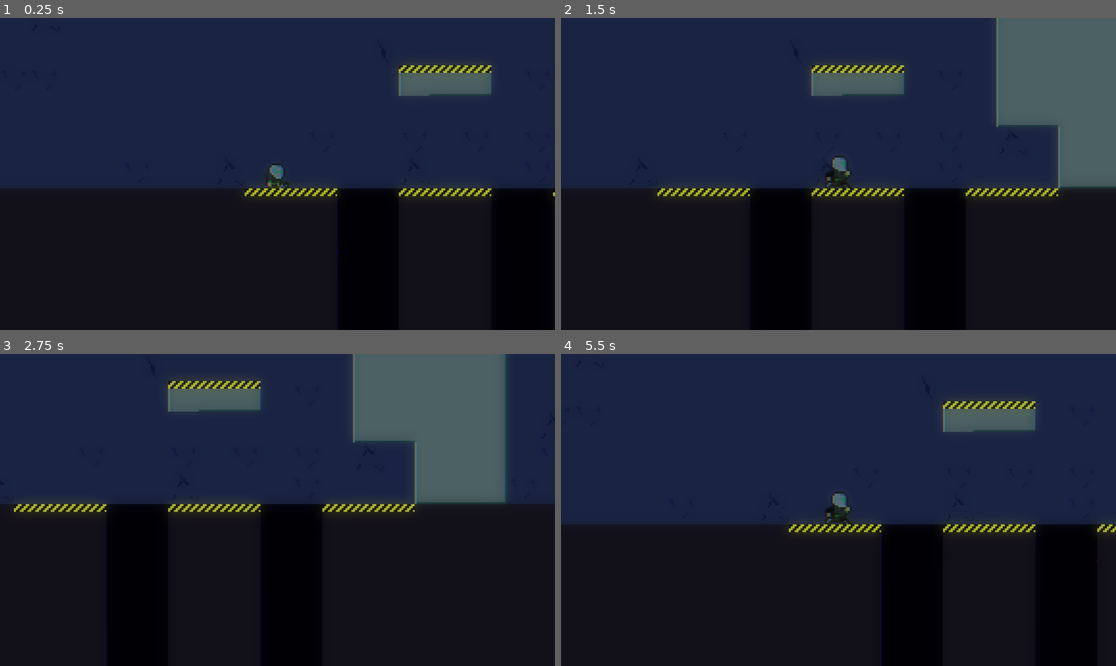
Above: before the commit, frames 1-4 (two rows, left to right).
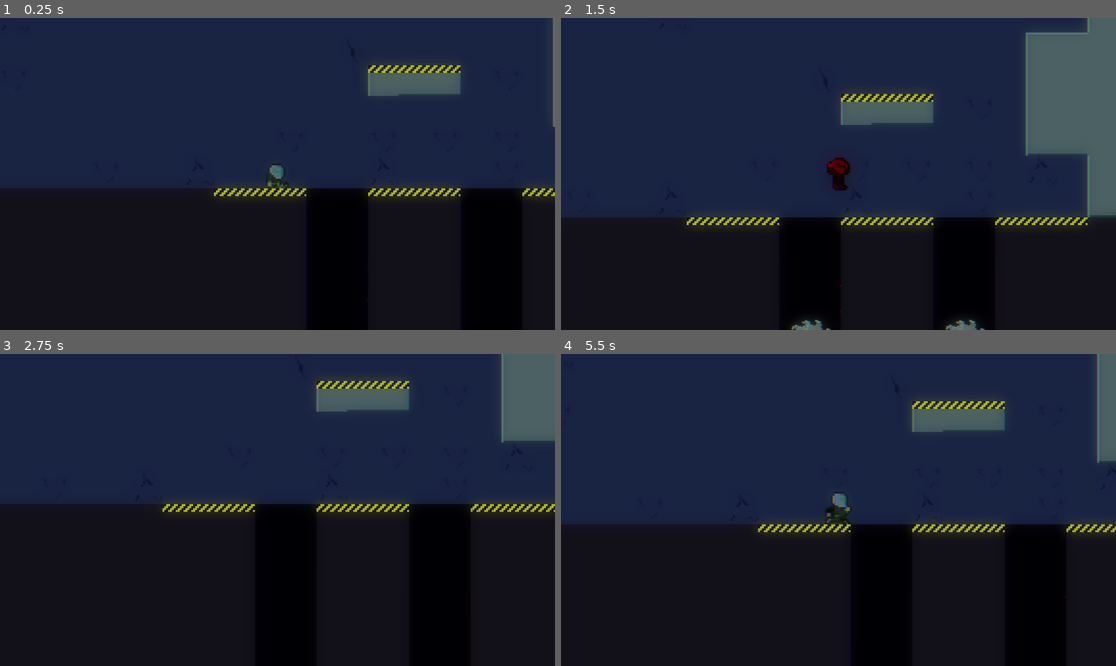
Above: after the commit, the same moments.

Repository: reneelias/Godot-2D-Platformer
Game: Godot game, scene res://Scenes/Level_01.tscn
Same seed, same stepped clock (60 frames per second), same inputs: the game is played once before the commit and once after it.
Inputs:
- Up to frame 1 (0.25 s): no input
- Up to frame 2 (1.5 s): tap Enter at 0.5 s; hold D (MoveRight) from 0.53 s (still down); tap Space (Jump) at 0.77 s
- Up to frame 3 (2.75 s): tap Space (Jump) at 1.52 s; release D (MoveRight) at 2.03 s; hold A (MoveLeft) from 2.03 s (still down)
- Up to frame 4 (5.5 s): release A (MoveLeft) at 2.78 s; hold D (MoveRight) 2.78-4.28 s; tap Space (Jump) at 3.02, 3.77, 4.52 s; hold A (MoveLeft) 4.28-5.03 s; tap R (Respawn) at 5 s; hold D (MoveRight) from 5.03 s (still down)

The runs differ from the first frame. In frame 1, 2.2% of the frame differs, in the area x 38-100%, y 0-100%; in frame 2, 18%, in the area x 0-100%, y 0-100%; in frame 3, 16%; in frame 4, 3.2%.

Commit message:
SawBlade can fall with gravity

Diff:
--- a/2d-platformer/ObjectScenes/SawBlade.tscn
+++ b/2d-platformer/ObjectScenes/SawBlade.tscn
@@ -9,6 +9,7 @@
 [node name="SawBlade" type="Area2D" node_paths=PackedStringArray("sprite2D")]
 script = ExtResource("1_owqsm")
 sprite2D = NodePath("Sprite2D")
+gravityScale = 4.0
 
 [node name="Sprite2D" type="Sprite2D" parent="."]
 texture = ExtResource("1_q2gw3")
--- a/2d-platformer/Scenes/Level_01.tscn
+++ b/2d-platformer/Scenes/Level_01.tscn
@@ -875,7 +875,7 @@
 
 [node name="Player" parent="." instance=ExtResource("5_egvei")]
 z_index = 5
-position = Vector2(2849, 8)
+position = Vector2(2865, 7)
 collision_mask = 3
 turnSpeedScaler = 0.1
 playerState = 0
@@ -1337,11 +1337,15 @@
 position = Vector2(2896, -190)
 spinSpeed = -5.0
 followsPath = false
+usesGravity = true
+gravityScale = 4.0
 
 [node name="SawBlade_01" parent="SawBlades" instance=ExtResource("20_1uwm5")]
 position = Vector2(2976, -190)
 spinSpeed = -5.0
 followsPath = false
+usesGravity = true
+gravityScale = 4.0
 
 [node name="SawPathGroups" type="Node2D" parent="."]
 
--- a/2d-platformer/Scripts/SawBlade.gd
+++ b/2d-platformer/Scripts/SawBlade.gd
@@ -10,6 +10,9 @@
 @export var invertSpin := false
 @export var followsPath := true
 @export var pathFollowSpeed := 70.0
+@export var usesGravity := false;
+@export var gravityScale := 9.81
+@export var velocity := Vector2.ZERO
 
 
 func _physics_process(delta):
@@ -17,6 +20,9 @@
 	if pathFollow and followsPath:
 		pathFollow.progress += delta * pathFollowSpeed
 		global_position = pathFollow.global_position
+	if usesGravity:
+		velocity.y += gravityScale * delta
+		position += velocity
 
 func onBodyEntered(body: Node):
 	var player = body as CharacterController
